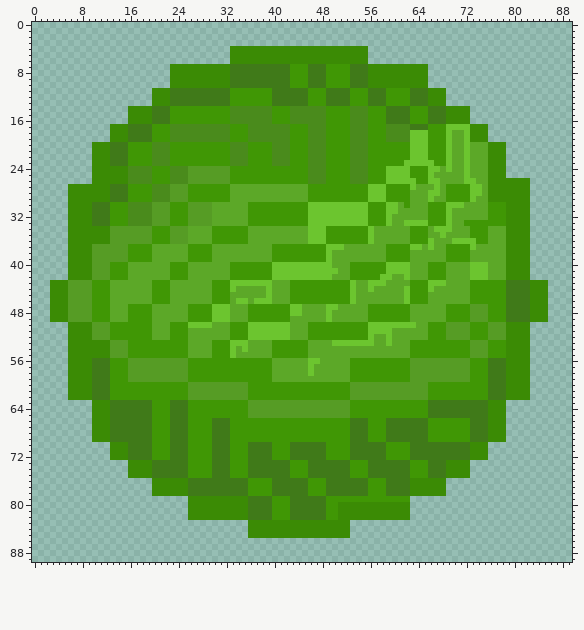
One commit to this sprite sheet: public/assets/objects/green.png. Above is the file before it was changed.
The file is 90x90 pixels.
Once edited:
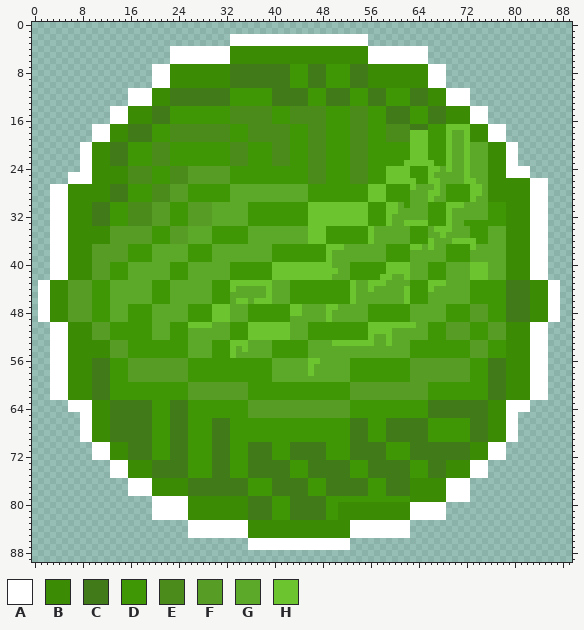
Palette (. is transparent): A #ffffff  B #3b8b05  C #407a19  D #409705  E #4a8b1c  F #569c25  G #5ca828  H #6cc52f
Change:
y 2..3: x 33..55 ....................... -> AAAAAAAAAAAAAAAAAAAAAAA
y 4..6: x 23..32 .......... -> AAAAAAAAAA; x 56..65 .......... -> AAAAAAAAAA
y 7..10: x 20..22 ... -> AAA; x 66..68 ... -> AAA
y 11..13: x 16..19 .... -> AAAA; x 69..72 .... -> AAAA
y 14..16: x 13..15 ... -> AAA; x 73..75 ... -> AAA
y 17..19: x 10..12 ... -> AAA; x 76..78 ... -> AAA
y 20..23: x 8..9 .. -> AA; x 79..80 .. -> AA
y 24: x 8..9 .. -> AA; x 79..82 .... -> AAAA
y 25: x 6..9 .... -> AAAA; x 79..82 .... -> AAAA
y 26: x 6..9 .... -> AAAA; x 83..85 ... -> AAA
y 27..42: x 3..5 ... -> AAA; x 83..85 ... -> AAA
y 43..49: x 1..2 .. -> AA; x 86..87 .. -> AA
y 50..62: x 3..5 ... -> AAA; x 83..85 ... -> AAA
y 63..64: x 6..9 .... -> AAAA; x 79..82 .... -> AAAA
y 65..69: x 8..9 .. -> AA; x 79..80 .. -> AA
y 70..72: x 10..12 ... -> AAA; x 76..78 ... -> AAA
y 73..75: x 13..15 ... -> AAA; x 73..75 ... -> AAA
y 76..78: x 16..19 .... -> AAAA; x 69..72 .... -> AAAA
y 79: x 20..25 ...... -> AAAAAA; x 63..72 .......... -> BBBBBBAAAA
y 80..82: x 20..25 ...... -> AAAAAA; x 63..68 ...... -> AAAAAA
y 83..85: x 26..35 .......... -> AAAAAAAAAA; x 53..62 .......... -> AAAAAAAAAA
y 86..87: x 36..52 ................. -> AAAAAAAAAAAAAAAAA
